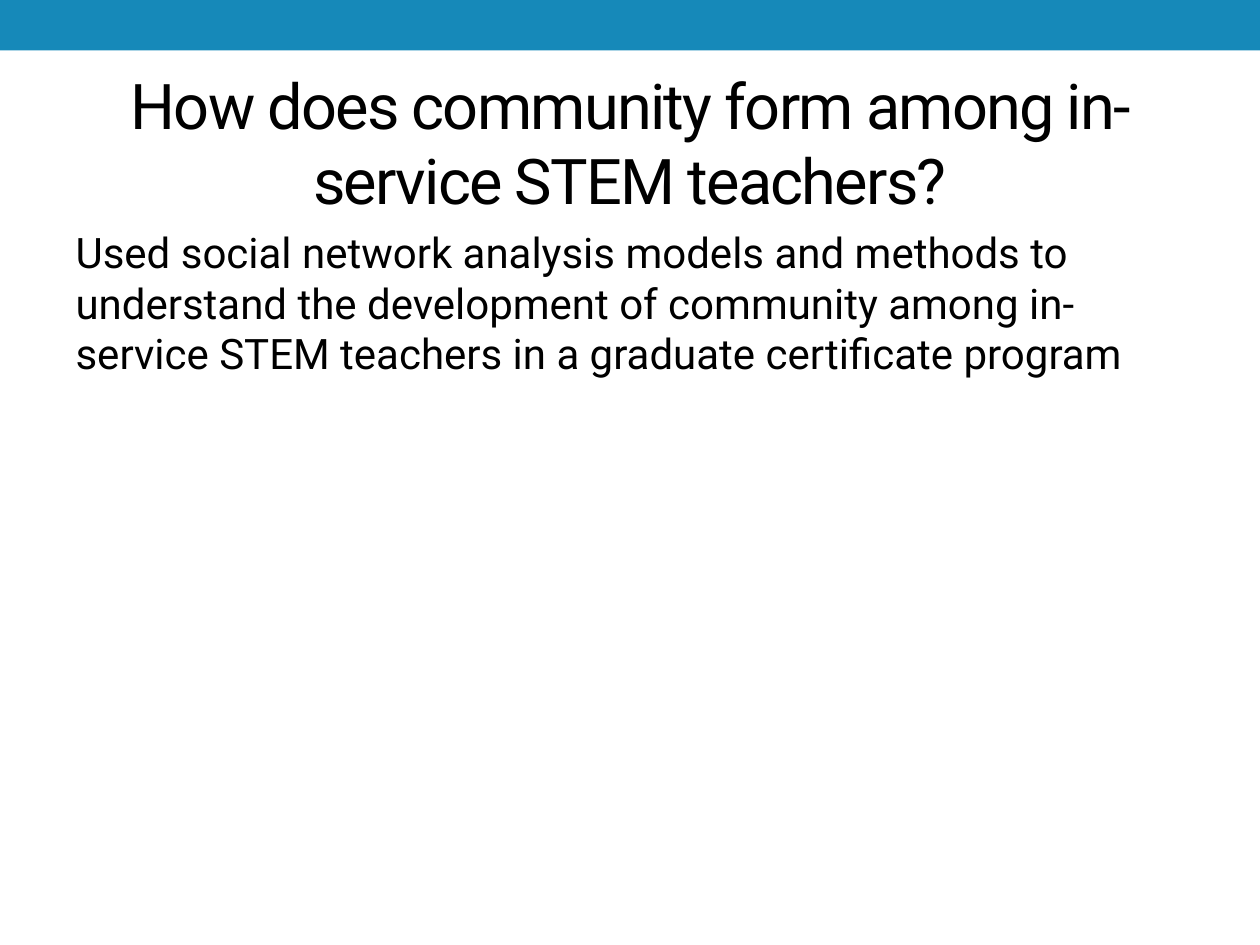
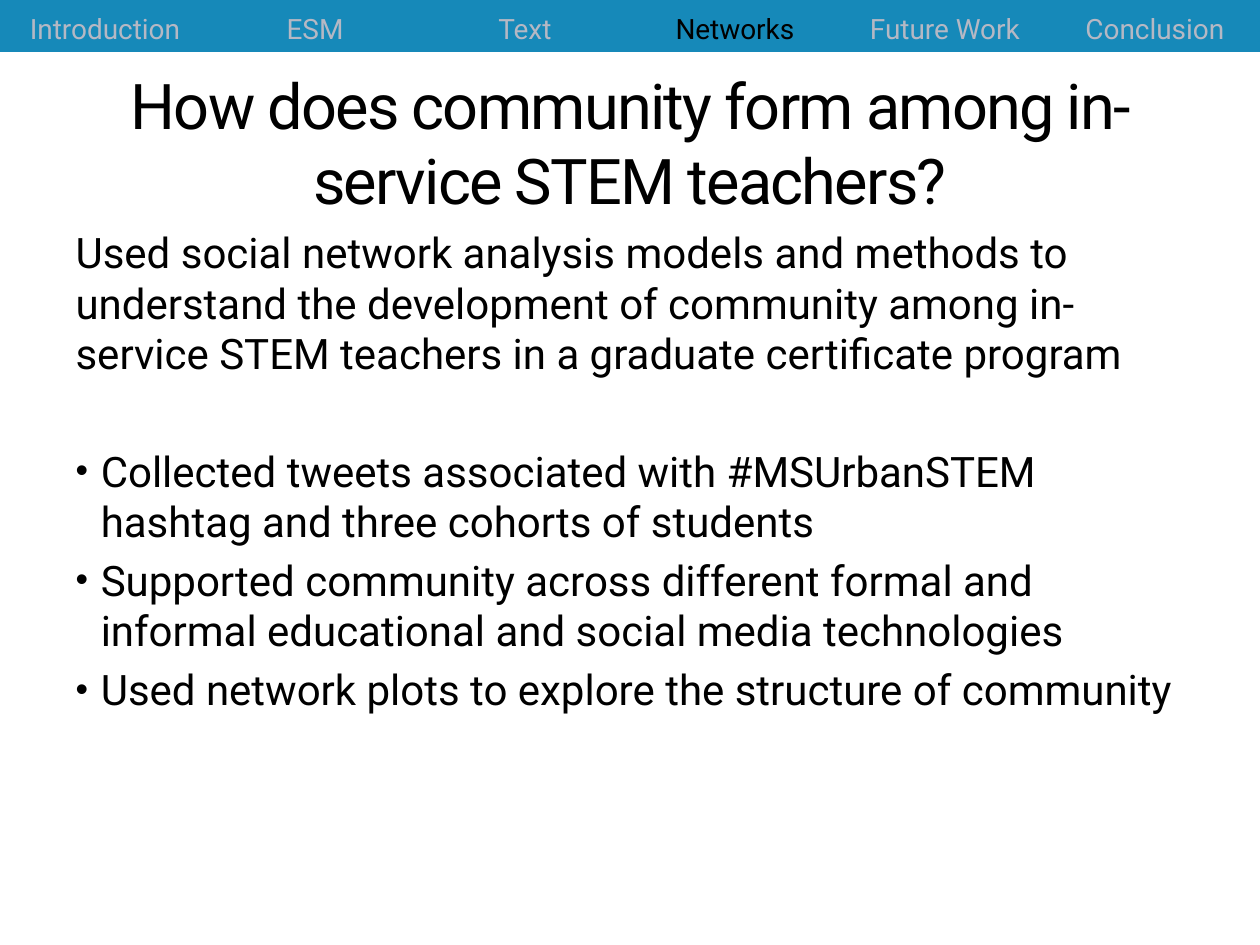
Before and after one commit to jrosen48/job-talk, a slide deck: slide 39 of 2018-1-15-Rosenberg-UT-Knoxville-talk.pptx (slide 23 before the commit). Drawn at 1260x945 pixels with LibreOffice and Linux fonts; fonts in the diff are those of the drawing. Boxes give left, top, right and bottom in pixels: in the first picture for what was removed or moved away, otherwise in the second. Text is boxed around its words. In the diff, an @@ line names an element or a change of style, - is before the commit and + after.

```diff
--- a/2018-1-15-Rosenberg-UT-Knoxville-talk.pptx
+++ b/2018-1-15-Rosenberg-UT-Knoxville-talk.pptx
@@ table added at box(0, 0, 1260, 53), 1 rows, 6 columns @@
+Introduction | ESM | Text | Networks | Future Work | Conclusion
@@ text at box(101, 455, 1172, 714): paragraphs added @@
+• Collected tweets associated with #MSUrbanSTEM hashtag and three cohorts of students
+• Supported community across different formal and informal educational and social media technologies
+• Used network plots to explore the structure of community
```
Also in this commit, not shown: 33 other slides changed, 20 slides added, 6 slides removed, 2 other files.
